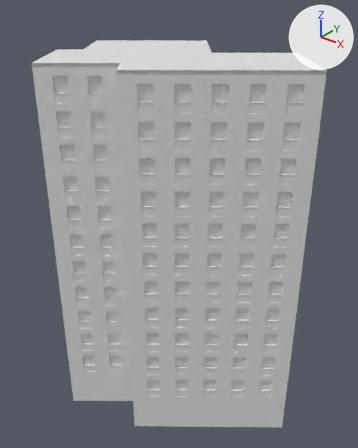
The glTF model public/assets/hasselby/bldg_003_point.glb: old version first, new version second.
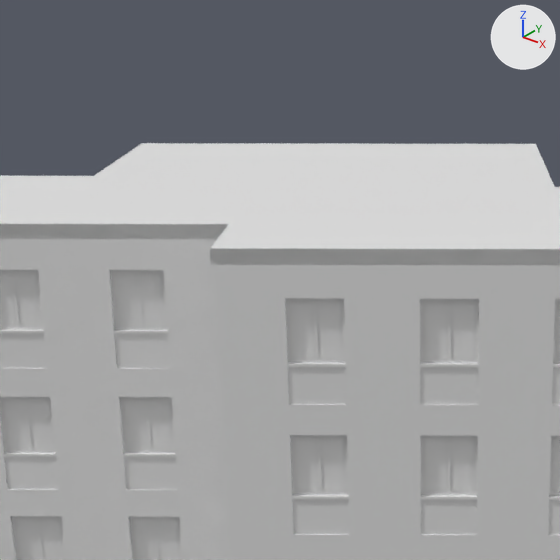
Old and new are each drawn whole from a camera (50 mm lens) standing at (95.39, -52.51, 40.41) and looking at (66.99, -17.02, 18.4) and again close up on the part from 16% to 60% of the width and 0% to 35% of the height. Every picture has the same lights, and +X, +Y and +Z are marked at upper right. The older version's two pictures come first. Vertices at exactly the same position are counted once.

In view in the first close-up: 'bldg_003_point'.
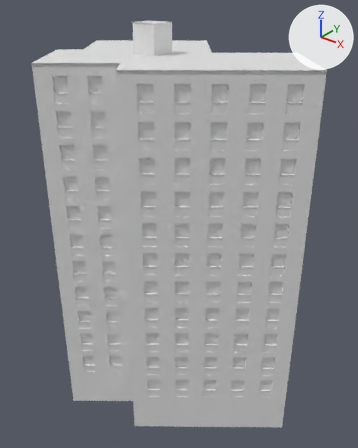
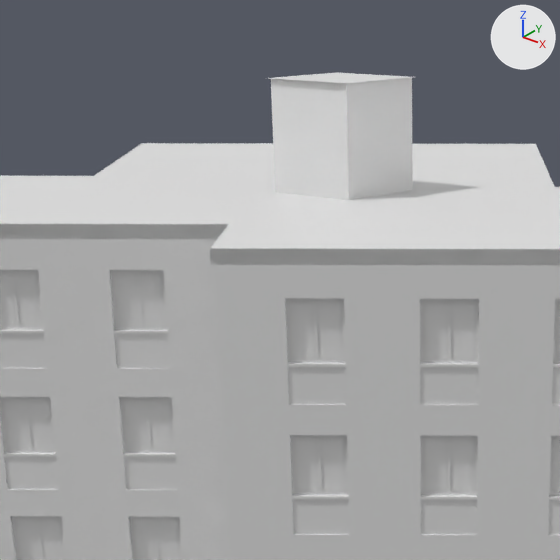
Location of each change, [x1, y1, x2, y2] in pixels of the close-ups (560 x 560 px):
'bldg_003_point', reshaped: before [0, 143, 560, 560]; after [0, 73, 560, 560]
part 1 of me_bldg_003_point, added: after [269, 73, 413, 200]

The edits, one by one:
me_bldg_003_point is used by ob_bldg_003_point; location (0.0, 0.0, 0.0).
me_bldg_003_point had 8986 vertices, 9884 faces and spanned x 52.7..80.7, y -28.2..-6.1, z -0.4..34.8.
me_bldg_003_point now has 8998 vertices, 9894 faces and spans x 52.7..80.7, y -28.2..-6.1, z -0.4..37.4.
me_bldg_003_point part 1: 12 vertices added at x 63.6..66.2, y -19.4..-16.8, z 34.8..37.4.
